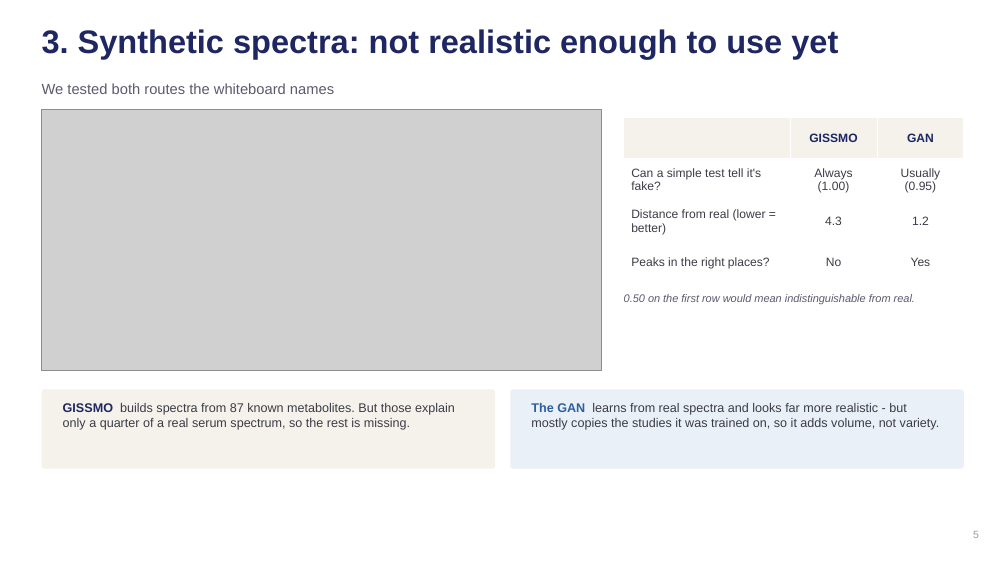
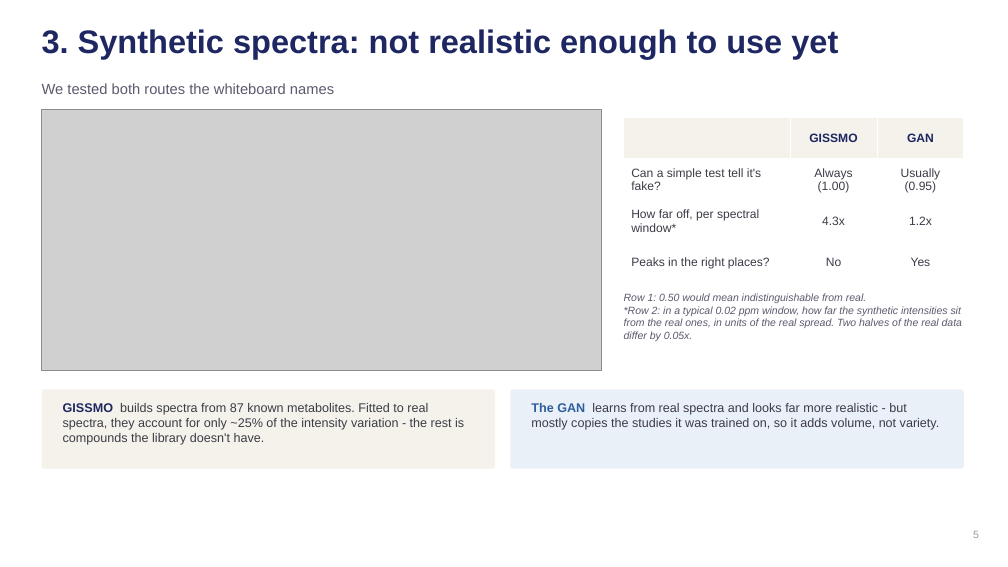
Before and after one commit to rama21094/NMR-Metabolomics-Foundational-Model, a slide deck: slide 5 of docs/Weekly_Update_2026-09-25.pptx. Drawn at 1008x567 pixels with LibreOffice and Linux fonts; fonts in the diff are those of the drawing; grey boxes stand for pictures. Boxes give left, top, right and bottom in pixels: in the first picture for what was removed or moved away, otherwise in the second. Text is boxed around its words. In the diff, an @@ line names an element or a change of style, - is before the commit and + after.

```diff
--- a/docs/Weekly_Update_2026-09-25.pptx
+++ b/docs/Weekly_Update_2026-09-25.pptx
@@ table at (x1=624, y1=117, x2=964, y2=284) @@
-row 3: Distance from real (lower = better) | 4.3 | 1.2
+row 3: How far off, per spectral window* | 4.3x | 1.2x
@@ text at (x1=624, y1=293, x2=962, y2=341): text changed; size 10.5 to 10 pt @@
-0.50 on the first row would mean indistinguishable from real.
+Row 1: 0.50 would mean indistinguishable from real.
+*Row 2: in a typical 0.02 ppm window, how far the synthetic intensities sit from the real ones, in units of the real spread. Two halves of the real data differ by 0.05x.
@@ text at (x1=63, y1=403, x2=464, y2=445): text changed @@
-GISSMO builds spectra from 87 known metabolites. But those explain only a quarter of a real serum spectrum, so the rest is missing.
+GISSMO builds spectra from 87 known metabolites. Fitted to real spectra, they account for only ~25% of the intensity variation - the rest is compounds the library doesn't have.
```
Also in this commit, not shown: 6 other slides changed, 7 other files.
